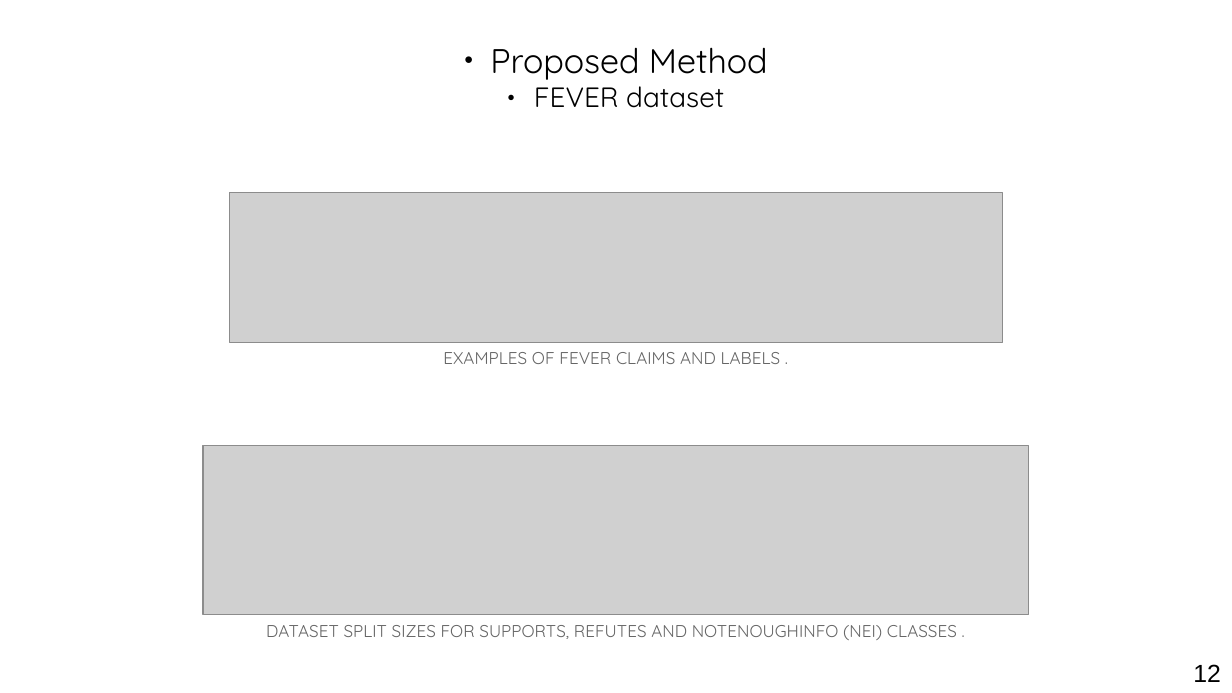
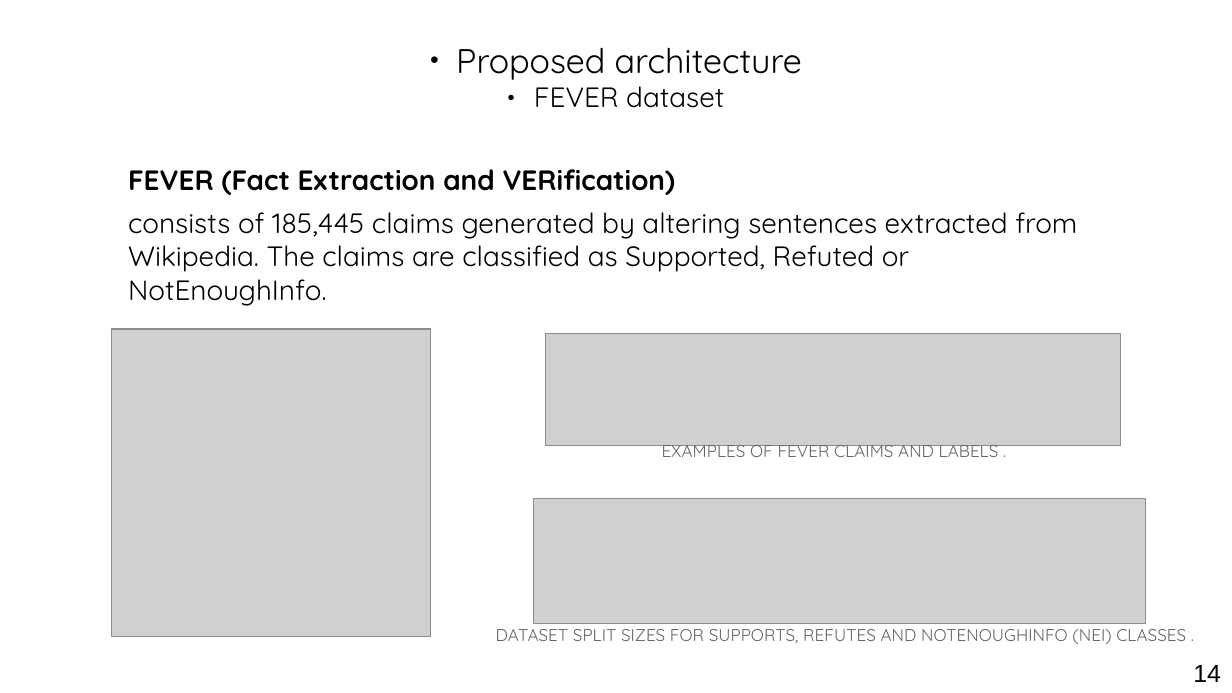
Before and after one commit to othmanelhoufi/LM-for-FactChecking, a slide deck: slide 14 of presentation/NLP_fact_checking.odp (slide 12 before the commit). Drawn at 1232x693 pixels with LibreOffice and Linux fonts; fonts in the diff are those of the drawing; grey boxes stand for pictures. Boxes give left, top, right and bottom in pixels: in the first picture for what was removed or moved away, otherwise in the second. Text is boxed around its words. In the diff, an @@ line names an element or a change of style, - is before the commit and + after.

```diff
--- a/presentation/NLP_fact_checking.odp
+++ b/presentation/NLP_fact_checking.odp
@@ text at bbox=[456, 47, 802, 80]: text changed @@
-● Proposed Method
+● Proposed architecture
@@ text added at bbox=[128, 169, 1077, 306], 18 pt, text #000000 @@
+FEVER (Fact Extraction and VERification)
+consists of 185,445 claims generated by altering sentences extracted from Wikipedia. The claims are classified as Supported, Refuted or NotEnoughInfo.
@@ picture: place and size @@
-picture at bbox=[229, 192, 1003, 342]
+picture at bbox=[112, 329, 430, 637]
@@ picture added at bbox=[546, 333, 1121, 445] @@
@@ text "EXAMPLES OF FEVER CLAIMS AND ..." rewrapped from bbox=[443, 352, 781, 364] to bbox=[662, 439, 999, 457] @@
@@ picture: place and size @@
-picture at bbox=[203, 446, 1030, 615]
+picture at bbox=[533, 499, 1146, 624]
@@ text "DATASET SPLIT SIZES FOR SUPPORTS, ..." rewrapped from bbox=[266, 625, 957, 640] to bbox=[496, 623, 1186, 644] @@
@@ page number at bbox=[1193, 665, 1221, 682]: text changed @@
-12
+14
```
Also in this commit, not shown: 8 other slides changed, 5 slides added, 3 slides removed, 32 other files.
